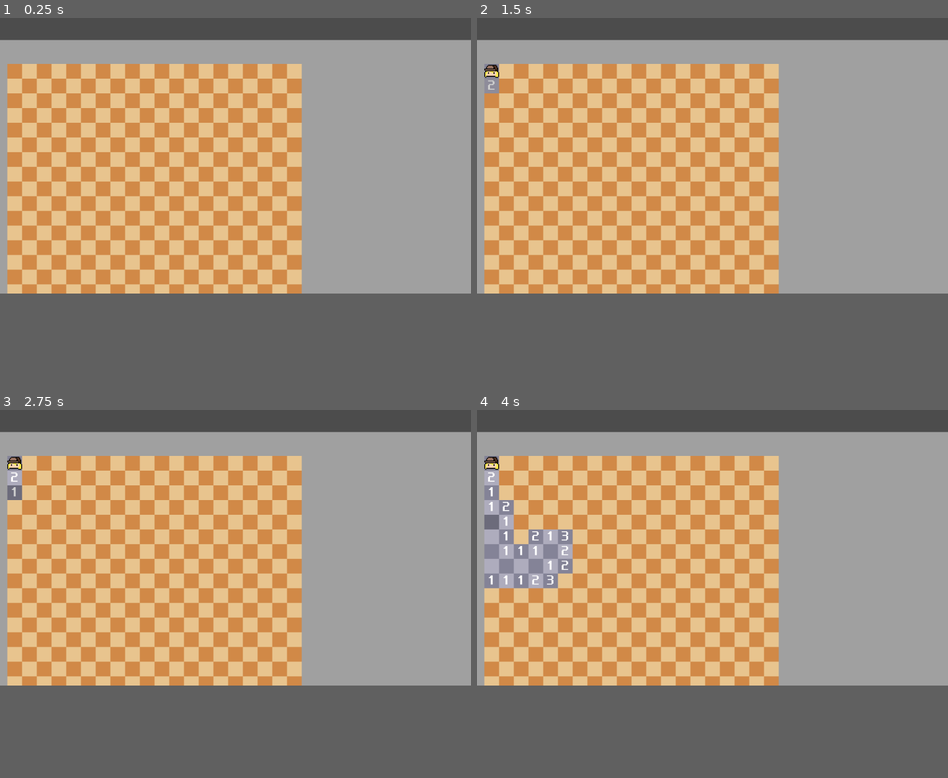
Above: before the commit, frames 1-4 (two rows, left to right).
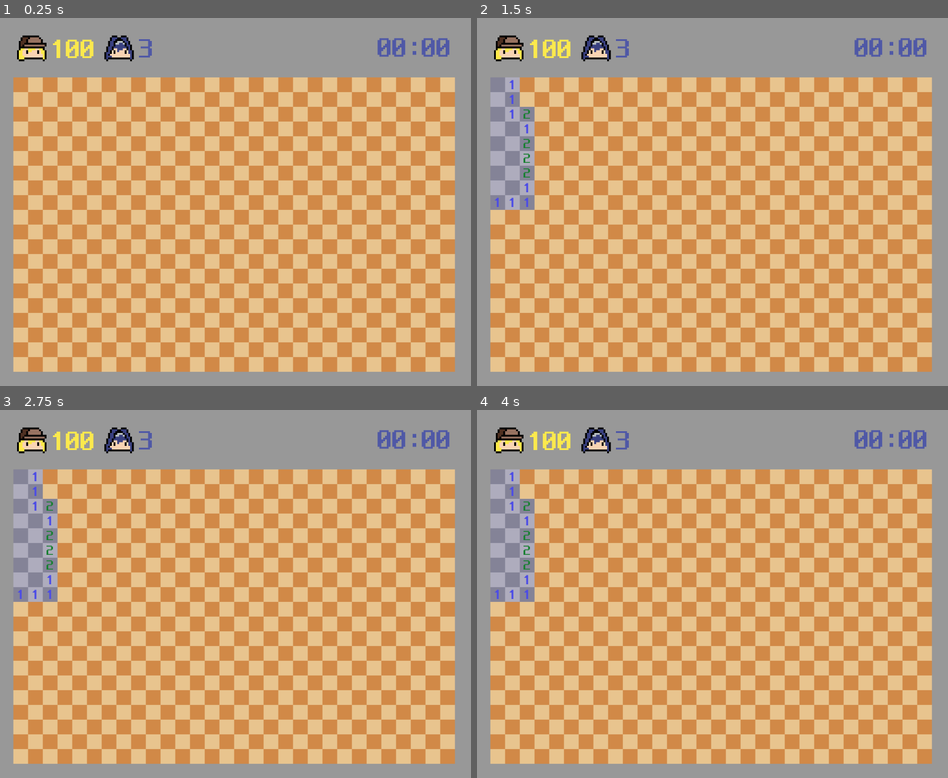
Above: after the commit, the same moments.

Repository: CloudewDev/AmeSweeper
Game: Godot game, scene res://Scenes/Main.tscn
Two runs of this game, one before a commit and one after it. Both use one fixed random seed, a clock stepped at 60 frames per second and the inputs below.
Inputs (mouse positions are in pixels of both pictures, inside the frame that each line leads up to):
- Up to frame 1 (0.25 s): no input
- Up to frame 2 (1.5 s): tap Enter at 0.5 s; move the mouse to (491, 69) at 0.52 s; click (491, 69) at 0.67 s; tap Space at 1.25 s; move the mouse to (491, 84) at 1.27 s; click (491, 84) at 1.42 s
- Up to frame 3 (2.75 s): tap Enter at 2 s; move the mouse to (14, 490) at 2.02 s; click (14, 490) at 2.17 s
- Up to frame 4 (4 s): tap Space at 2.75 s; move the mouse to (491, 505) at 2.77 s; click (491, 505) at 2.92 s; tap Enter at 3.5 s; move the mouse to (491, 520) at 3.52 s; click (491, 520) at 3.67 s
In our replay, the window is 800x468 before the commit and 800x625 after it. These sizes can differ from the game's own. Grey fills any space a smaller window leaves; there, only what the larger window draws over its background counts as a difference.

The runs differ from the first frame. In frame 1, 67% of the frame differs, in the area x 0-100%, y 0-100%; in frame 2, 68%; in frame 3, 68%; in frame 4, 67%.
Error after the commit: Parse Error: Variable "Timer" shadows a native class. (res://Scripts/GameManager.gd:4)

Commit message:
timer, life, bomb left count

Diff:
--- a/AmeSweeper/Scenes/Main.tscn
+++ b/AmeSweeper/Scenes/Main.tscn
@@ -1,17 +1,76 @@
-[gd_scene load_steps=3 format=2]
+[gd_scene load_steps=7 format=2]
 
 [ext_resource path="res://Scripts/Main.gd" type="Script" id=1]
 [ext_resource path="res://Sprites/whiteBG.png" type="Texture" id=2]
+[ext_resource path="res://pixelFont.tres" type="DynamicFont" id=3]
+[ext_resource path="res://Scripts/GameManager.gd" type="Script" id=4]
+[ext_resource path="res://Sprites/WatsonAmelia.png" type="Texture" id=5]
+[ext_resource path="res://Sprites/Kronii.png" type="Texture" id=6]
 
 [node name="Main" type="Node2D"]
+script = ExtResource( 4 )
 
-[node name="Sprite" type="Sprite" parent="."]
-modulate = Color( 0.627451, 0.627451, 0.627451, 1 )
-position = Vector2( 0, 48 )
+[node name="background" type="Sprite" parent="."]
+self_modulate = Color( 0.596078, 0.596078, 0.596078, 1 )
 scale = Vector2( 32, 30 )
 texture = ExtResource( 2 )
 centered = false
 
-[node name="Board" type="Node2D" parent="."]
-position = Vector2( 16, 100 )
+[node name="TileGenerator" type="Node2D" parent="."]
+position = Vector2( 29, 129 )
 script = ExtResource( 1 )
+
+[node name="GameBoard" type="Sprite" parent="TileGenerator"]
+scale = Vector2( 30, 20 )
+texture = ExtResource( 2 )
+centered = false
+
+[node name="Timer" type="Label" parent="."]
+self_modulate = Color( 0.309804, 0.345098, 0.65098, 1 )
+margin_left = 821.0
+margin_top = 32.0
+margin_right = 901.0
+margin_bottom = 66.0
+rect_scale = Vector2( 2, 2 )
+custom_fonts/font = ExtResource( 3 )
+text = "00:00"
+align = 1
+valign = 1
+
+[node name="LifeLeft" type="Label" parent="."]
+self_modulate = Color( 0.309804, 0.345098, 0.65098, 1 )
+margin_left = 238.0
+margin_top = 34.0
+margin_right = 318.0
+margin_bottom = 68.0
+rect_scale = Vector2( 2, 2 )
+custom_fonts/font = ExtResource( 3 )
+text = "3"
+align = 1
+valign = 1
+
+[node name="Sprite" type="Sprite" parent="LifeLeft"]
+position = Vector2( 10.5, 16 )
+scale = Vector2( 2, 2 )
+texture = ExtResource( 6 )
+flip_h = true
+
+[node name="MineLeft" type="Label" parent="."]
+self_modulate = Color( 0.984314, 0.913725, 0.301961, 1 )
+margin_left = 111.0
+margin_top = 35.0
+margin_right = 159.0
+margin_bottom = 69.0
+rect_scale = Vector2( 2, 2 )
+custom_fonts/font = ExtResource( 3 )
+text = "100"
+
+[node name="Sprite" type="Sprite" parent="MineLeft"]
+position = Vector2( -20.9223, 15.4085 )
+scale = Vector2( 2, 2 )
+texture = ExtResource( 5 )
+flip_h = true
+
+[node name="Camera2D" type="Camera2D" parent="."]
+position = Vector2( 512, 400 )
+current = true
--- a/AmeSweeper/Scenes/Tile.tscn
+++ b/AmeSweeper/Scenes/Tile.tscn
@@ -1,15 +1,11 @@
-[gd_scene load_steps=9 format=2]
+[gd_scene load_steps=8 format=2]
 
 [ext_resource path="res://Sprites/whiteBG.png" type="Texture" id=1]
 [ext_resource path="res://Sprites/FogDark.png" type="Texture" id=2]
 [ext_resource path="res://Scripts/Tile.gd" type="Script" id=3]
 [ext_resource path="res://Sprites/WatsonAmelia.png" type="Texture" id=4]
 [ext_resource path="res://Sprites/KroniiFlag.png" type="Texture" id=5]
-[ext_resource path="res://neodgm.ttf" type="DynamicFontData" id=6]
-
-[sub_resource type="DynamicFont" id=2]
-size = 32
-font_data = ExtResource( 6 )
+[ext_resource path="res://pixelFont.tres" type="DynamicFont" id=6]
 
 [sub_resource type="RectangleShape2D" id=1]
 extents = Vector2( 16, 16 )
@@ -23,9 +19,10 @@
 centered = false
 
 [node name="Number" type="Label" parent="."]
+self_modulate = Color( 0.431373, 0.431373, 0.431373, 1 )
 margin_right = 32.0
 margin_bottom = 32.0
-custom_fonts/font = SubResource( 2 )
+custom_fonts/font = ExtResource( 6 )
 text = "1"
 align = 1
 valign = 1
--- /dev/null
+++ b/AmeSweeper/Scripts/GameManager.gd
@@ -0,0 +1,20 @@
+extends Node2D
+
+onready var TileGenerator = $TileGenerator
+onready var Timer = $Timer
+onready var MineLeft = $MineLeft
+onready var LifeLeft = $LifeLeft
+
+var timeElapsed = 0
+var minute
+var second
+
+func _process(delta):
+	timeElapsed += delta
+	minute = timeElapsed/60
+	second = fmod(timeElapsed, 60)
+
+	Timer.text = "%02d:%02d" % [minute, second]
+
+	MineLeft.text = String(TileGenerator.leftBomb)
+	LifeLeft.text = String(TileGenerator.life)
--- a/AmeSweeper/Scripts/Main.gd
+++ b/AmeSweeper/Scripts/Main.gd
@@ -1,8 +1,10 @@
 extends Node2D
 
-var width = 20
-var height = 16
-var bombCnt = 50
+var width = 30
+var height = 20
+var bombCnt = 100
+var leftBomb = 100
+var life = 3
 
 var tempBombCnt = 0
 
@@ -16,11 +18,6 @@
 func _ready():
 	rng.randomize()
 	SetupBoard()
-
-
-
-# Called every frame. 'delta' is the elapsed time since the previous frame.
-#func _process(delta):
 
 
 func SetupBoard():
@@ -37,6 +34,7 @@
 			t.yPos = y
 
 			t.connect("my_nearBombNum", self, "RevealAsManyAsPossible")
+			t.connect("flag_result", self, "FoundAme")
 
 			add_child(t)
 			board[x].append(t)
@@ -45,7 +43,12 @@
 		var randX = rng.randi_range(0, width - 1)
 		var randY = rng.randi_range(0, height - 1)
 
+		while board[randX][randY].nearBombNum == 9:
+			randX = rng.randi_range(0, width - 1)
+			randY = rng.randi_range(0, height - 1)
+
 		board[randX][randY].nearBombNum = 9
+		board[randX][randY].NumberSet()
 
 	for x in width:
 		for y in height:
@@ -56,6 +59,7 @@
 							tempBombCnt += 1
 			if board[x][y].nearBombNum != 9 :
 				board[x][y].nearBombNum = tempBombCnt
+				board[x][y].NumberSet()
 			tempBombCnt = 0
 
 
@@ -78,3 +82,9 @@
 		var nextX = nextCoordinate.x
 		var nextY = nextCoordinate.y
 		RevealAsManyAsPossible(nextX, nextY, board[nextX][nextY].nearBombNum)
+
+func FoundAme(result):
+	if result == true:
+		leftBomb -= 1
+	else:
+		life -= 1
--- a/AmeSweeper/Scripts/Tile.gd
+++ b/AmeSweeper/Scripts/Tile.gd
@@ -5,40 +5,46 @@
 
 var isCursorOn = false
 var revealed = false
-var flagCnt = 0
-
-var life = 3
+var flaged = false
 
 var nearBombNum = 0 # 9 means mine
 
+onready var Number = $Number
+onready var Mine = $Mine
+onready var Cover = $Cover
+onready var Flag = $Flag
+onready var Emphasize = $Emphasize
+onready var Base = $Base
+
 signal my_nearBombNum(x, y, num)
+signal flag_result(result)
 
-func _process(delta):
+func NumberSet():
 	if nearBombNum < 9:
 		if nearBombNum > 0:
-			$Number.text = String(nearBombNum)
-			$Mine.hide()
+			Number.text = String(nearBombNum)
+			Mine.hide()
 		else:
-			$Number.hide()
-			$Mine.hide()
+			Number.hide()
+			Mine.hide()
 	else:
-		$Number.hide()
+		Number.hide()
+	NumberColor()
 
 func Reveal():
-	$Cover.hide()
+	Cover.hide()
 	revealed = true
 
+func Flag():
+	revealed = true
+	Flag.show()
+	Cover.hide()
 	if nearBombNum == 9:
-		life == 0
-
-func Flag():
-	$Flag.show()
-	$Cover.hide()
-	if nearBombNum == 9:
-		flagCnt += 1
+		flaged = true
+		emit_signal("flag_result", true)
 	else:
-		life -= 1
-		$Flag.hide()
+		Flag.hide()
+		emit_signal("flag_result", false)
 
 func _input(event):
 	if event is InputEventMouseButton and isCursorOn:
@@ -60,9 +66,28 @@
 func _on_Area2D_mouse_entered():
 	if revealed == false:
 		isCursorOn = true
-		$Emphasize.self_modulate.a = 0.2
+		Emphasize.self_modulate.a = 0.2
 
 
 func _on_Area2D_mouse_exited():
 	isCursorOn = false
-	$Emphasize.self_modulate.a = 0
+	Emphasize.self_modulate.a = 0
+
+func NumberColor():
+	match nearBombNum:
+		1:
+			Number.self_modulate = Color(0.3, 0.3, 0.9)
+		2:
+			Number.self_modulate = Color(0.1, 0.5, 0.2)
+		3:
+			Number.self_modulate = Color(0.7, 0.2, 0.2)
+		4:
+			Number.self_modulate = Color(0.1, 0.1, 0.3)
+		5:
+			Number.self_modulate = Color(0.3, 0.2, 0)
+		6:
+			Number.self_modulate = Color(0, 0.6, 0.3)
+		7:
+			Number.self_modulate = Color(0, 0, 0)
+		8:
+			Number.self_modulate = Color(0.4, 0.4, 0.4)
--- /dev/null
+++ b/AmeSweeper/pixelFont.tres
@@ -0,0 +1,8 @@
+[gd_resource type="DynamicFont" load_steps=2 format=2]
+
+[ext_resource path="res://neodgm.ttf" type="DynamicFontData" id=1]
+
+[resource]
+size = 32
+extra_spacing_top = 2
+font_data = ExtResource( 1 )
--- a/AmeSweeper/project.godot
+++ b/AmeSweeper/project.godot
@@ -12,6 +12,10 @@
 
 config/name="amesweeper"
 run/main_scene="res://Scenes/Main.tscn"
+
+[display]
+
+window/size/height=800
 
 [importer_defaults]
 
Binary file removed: AmeSweeper/Sprites/CroniiChain.png
Binary file added: AmeSweeper/Sprites/Koolonii.png
Not shown, changed: AmeSweeper/Sprites/Koolonii.png.import
Binary file added: AmeSweeper/Sprites/Kronii.png
Not shown, added: AmeSweeper/Sprites/Kronii.png.import
